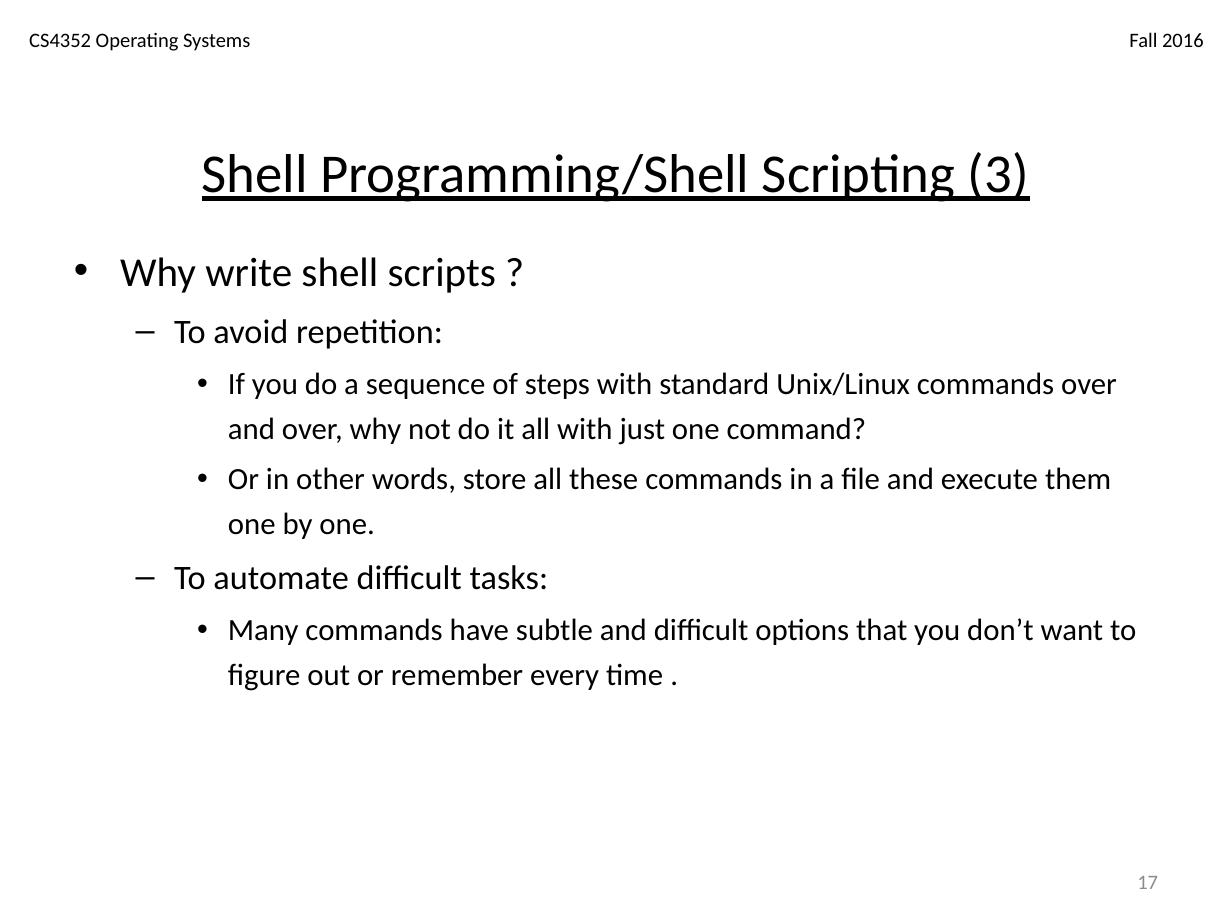
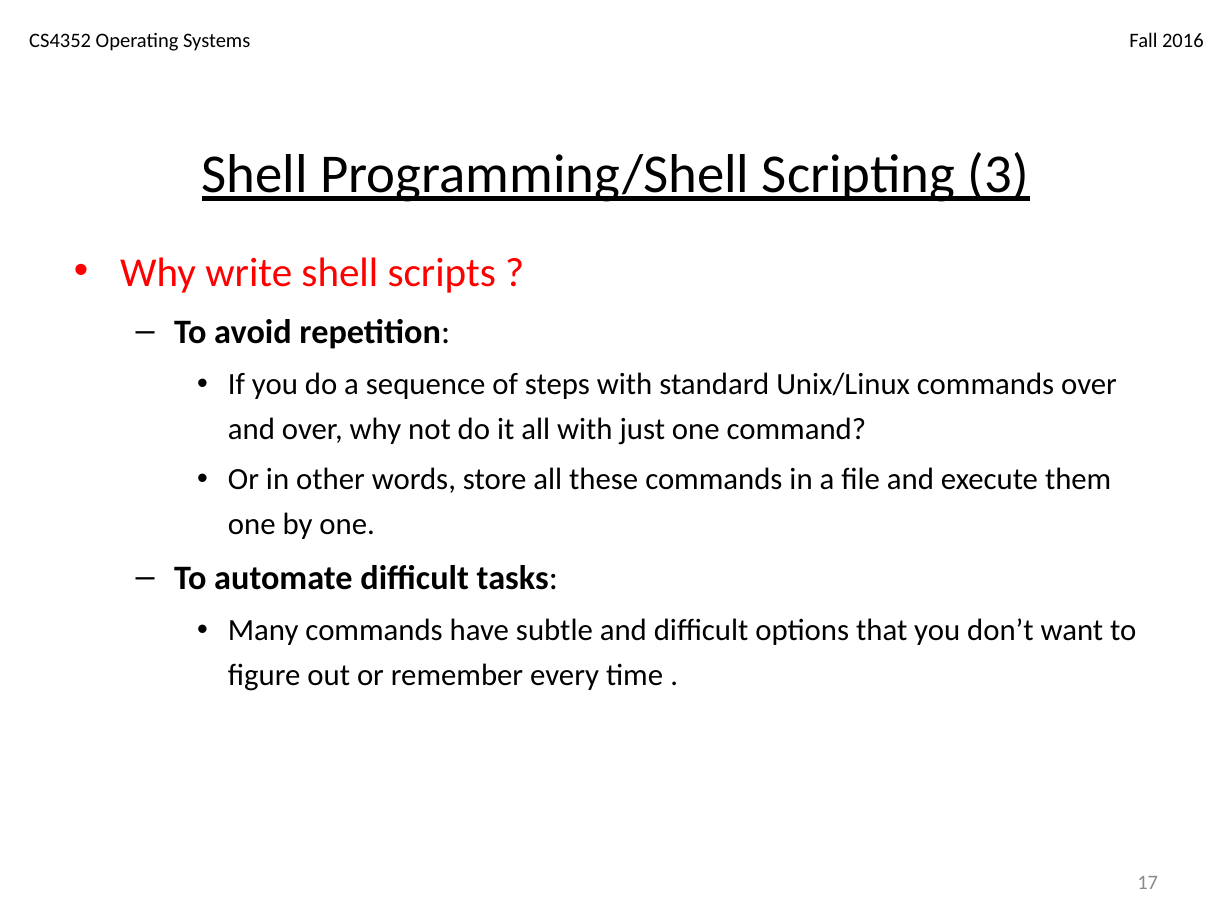
Before and after one commit to iDataVisualizationLab/CS4352_Fall2018, a slide deck: slide 17 of slides/Lecture03.pptx. Drawn at 1232x924 pixels with LibreOffice and Linux fonts; fonts in the diff are those of the drawing. Boxes give left, top, right and bottom in pixels: in the first picture for what was removed or moved away, otherwise in the second. Text is boxed around its words. In the diff, an @@ line names an element or a change of style, - is before the commit and + after.

```diff
--- a/slides/Lecture03.pptx
+++ b/slides/Lecture03.pptx
@@ text at [120, 257, 558, 590]: text colour #000000 to #FF0000 in "Why write shell scripts ?"; bold on in "To avoid repetition:", "To automate difficult tasks:" @@
```
Also in this commit, not shown: 7 other slides changed.
